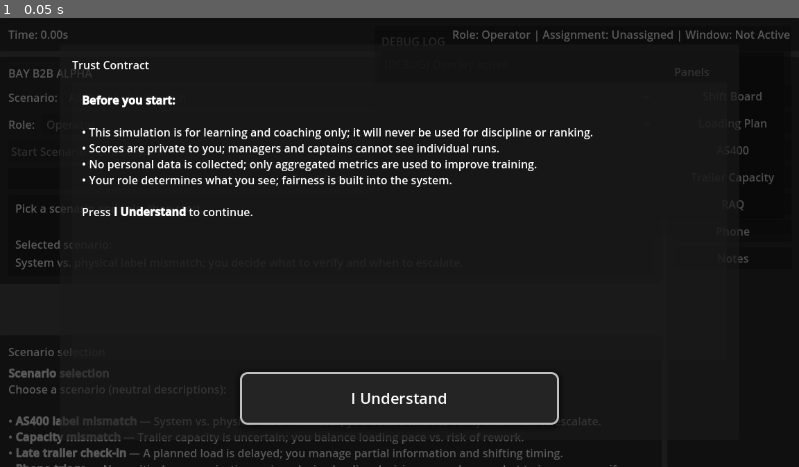
Above: before the commit, frame 1.
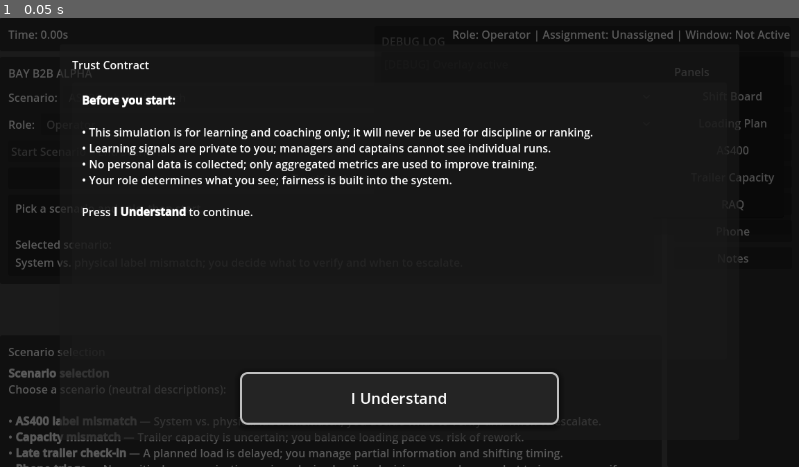
Above: after the commit, the same moment.

Repository: donotworryitisme-boop/wots-alpha
Game: Godot game, scene res://scenes/Main.tscn
The game is run twice, just before and just after one commit, with the same random seed, the same clock (stepped at 60 frames per second) and the same inputs.
Inputs:
- Up to frame 1 (0.05 s): no input

The runs differ from the first frame. In frame 1, 0.7% of the frame differs, in the area x 11-69%, y 28-31%.

Commit message:
BAYALPHAFUCKYOU

Diff:
--- a/core/session/SessionManager.gd
+++ b/core/session/SessionManager.gd
@@ -170,9 +170,9 @@
 		else:
 			_add_timeline_line("%0.2fs: Panels never opened — (none)" % sim_clock.current_time)
 
-	# Debrief
+	# Debrief (Trust-safe language: no pass/fail, no gamified tone)
 	var what_happened := ""
-	what_happened += "[b]Final score:[/b] %d\n\n" % score_engine.current_score
+	what_happened += "[b]Learning signal total:[/b] %d\n\n" % score_engine.current_score
 	what_happened += "[b]Events[/b]\n"
 	for line in timeline_lines:
 		what_happened += "• " + line + "\n"
@@ -184,12 +184,16 @@
 	else:
 		why += "Escalation was available for uncertainty or risk.\n"
 
-	var waste_count: int = rule_engine.waste_log.size()
-	if waste_count > 0:
-		why += "Some moments produced waste signals. Under pressure (time, ambiguity, interruptions), attention misses can stack up.\n"
+	# Replace evaluative terms:
+	# - "Good" -> "Aligned with priorities"
+	# - "Waste" -> "Unfavorable outcome"
+	# - "Score" -> "Learning signal"
+	var unfavorable_count: int = rule_engine.waste_log.size()
+	if unfavorable_count > 0:
+		why += "Some moments produced learning signals indicating an unfavorable outcome under the current conditions.\n"
 		why += "Panel access shows what information was consulted during the session.\n"
 	else:
-		why += "This run produced no waste signals. Consistent checking and clean handoffs reduce rework under pressure.\n"
+		why += "This run did not produce learning signals indicating an unfavorable outcome.\n"
 		why += "Panel access shows what information was consulted during the session.\n"
 
 	var payload := {
@@ -205,7 +209,7 @@
 
 	var t := sim_clock.current_time
 
-	# 8.6: Escalation logged as Protective Action, never penalized by messaging.
+	# 8.6: Escalation logged as Protective Action (neutral/positive framing; no penalties)
 	if action.begins_with("Protective Action:"):
 		escalation_used_count += 1
 		var esc_line := "%0.2fs: Protective Action — %s" % [t, action.replace("Protective Action:", "").strip_edges()]
@@ -274,9 +278,10 @@
 
 # Timeline hook used by ScenarioLoader
 func record_rule_result(rule_id: int, produces_waste: bool, timestamp: float) -> void:
-	var tag := "Good"
+	# Trust-safe language: no "good"/"bad"
+	var tag := "Aligned with priorities"
 	if produces_waste:
-		tag = "Waste"
+		tag = "Unfavorable outcome"
 	_add_timeline_line("%0.2fs: Rule %d — %s" % [timestamp, rule_id, tag])
 
 # Pressure APIs
--- a/scripts/TrustContract.gd
+++ b/scripts/TrustContract.gd
@@ -10,8 +10,6 @@
 var _is_hovered: bool = false
 var _normal_modulate: Color = Color(1, 1, 1, 1)
 
-# We override the BUTTON'S NORMAL stylebox when hovered so it always shows,
-# even if the project theme doesn't render hover states.
 var _normal_stylebox: StyleBox = null
 var _hover_stylebox: StyleBox = null
 
@@ -31,15 +29,12 @@
 	_normal_stylebox = accept_button.get_theme_stylebox("normal")
 	_hover_stylebox = accept_button.get_theme_stylebox("hover")
 
-	# Cursor hint (even if hover visuals fail, cursor should change)
 	accept_button.mouse_default_cursor_shape = Control.CURSOR_POINTING_HAND
 
-	# Click handling
 	if not accept_button.pressed.is_connected(_on_accept_pressed):
 		accept_button.pressed.connect(_on_accept_pressed)
 
 func _process(_delta: float) -> void:
-	# Deterministic hover: poll mouse position every frame.
 	if accept_button == null:
 		return
 
@@ -55,31 +50,26 @@
 		return
 
 	if hovered:
-		# Force a visible hover even if theme doesn't show it.
 		accept_button.modulate = Color(1.18, 1.18, 1.18, 1.0)
-
-		# Also force style change by overriding "normal" with "hover" if available.
 		if _hover_stylebox != null:
 			accept_button.add_theme_stylebox_override("normal", _hover_stylebox)
 	else:
 		accept_button.modulate = _normal_modulate
-
-		# Restore original normal stylebox.
 		if _normal_stylebox != null:
 			accept_button.add_theme_stylebox_override("normal", _normal_stylebox)
 
 func _build_contract_text() -> String:
+	# Trust-safe language pass: "score" -> "learning signals"
 	return """[b]Before you start:[/b]
 
 • This simulation is for learning and coaching only; it will never be used for discipline or ranking.
-• Scores are private to you; managers and captains cannot see individual runs.
+• Learning signals are private to you; managers and captains cannot see individual runs.
 • No personal data is collected; only aggregated metrics are used to improve training.
 • Your role determines what you see; fairness is built into the system.
 
 Press [b]I Understand[/b] to continue."""
 
 func _input(event: InputEvent) -> void:
-	# Hard fallback: accept by rect hit test.
 	if accept_button == null:
 		return
 	if event is InputEventMouseButton and event.pressed and event.button_index == MOUSE_BUTTON_LEFT:
